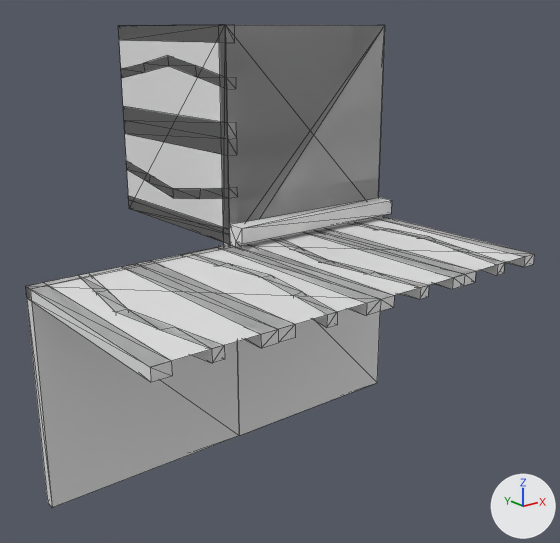
One commit to the OBJ model Data/bmc/tiles/t_199.obj: the scene before it, then after it.
Both versions are drawn from a 50 mm camera at (-1.025, -1.474, 0.492) aimed at (0.082, -0.09, -0.061). Every picture has the same lights, and +X, +Y and +Z are marked at lower right. Mesh edges are drawn as thin lines. Where no turn or scale is listed for an object, it has been applied to the vertices.

In view in the first picture: 't_199'.
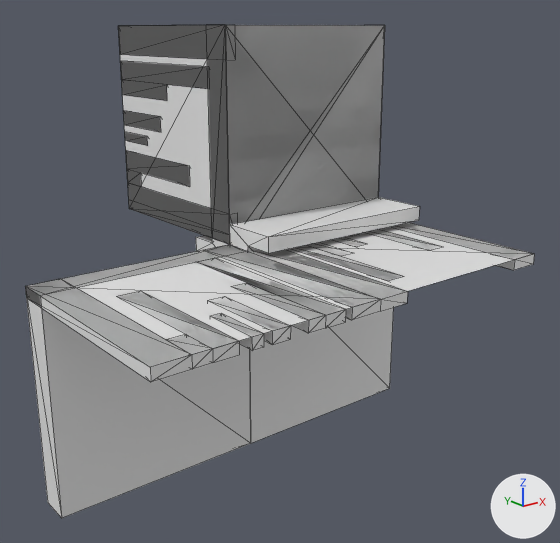
What differs and where, as boxes (x1, y1, x2, y2) in the pictures (560 x 543 px; the box of a moved part takes in the faces that stretch with it):
```json
{"object": "t_199", "change": "reshaped", "before": [25, 25, 534, 507], "after": [25, 25, 534, 518]}
{"part": 1, "of": "me_t_199", "change": "added", "after": [123, 110, 161, 132]}
{"part": 2, "of": "me_t_199", "change": "added", "after": [125, 132, 148, 146]}
{"part": 3, "of": "me_t_199", "change": "added", "after": [210, 313, 264, 351]}
{"part": 4, "of": "me_t_199", "change": "added", "after": [208, 296, 291, 345]}
{"part": 5, "of": "me_t_199", "change": "rebuilt", "before": [272, 238, 429, 299], "after": [290, 244, 403, 281]}
{"part": 6, "of": "me_t_199", "change": "rebuilt", "before": [308, 228, 476, 289], "after": [334, 238, 367, 246]}
{"part": 7, "of": "me_t_199", "change": "rebuilt", "before": [121, 56, 236, 89], "after": [121, 61, 209, 101]}
{"part": 8, "of": "me_t_199", "change": "rebuilt", "before": [181, 253, 337, 328], "after": [197, 259, 346, 333]}
{"part": 9, "of": "me_t_199", "change": "deleted", "before": [123, 107, 237, 155]}
{"part": 10, "of": "me_t_199", "change": "deleted", "before": [123, 261, 295, 348]}
{"part": 11, "of": "me_t_199", "change": "moved or reshaped", "before": [26, 25, 534, 507], "after": [26, 25, 534, 518]}
```

The change, as JSON lines over the scene's bpy script:
```json
{"block": "me_t_199", "where": "# used by ob_t_199; location = (0.0, 0.0, 0.0)"}
{"op": "remove", "block": "me_t_199", "code": "me_t_199.from_pydata(...)  # 282 vertices, 550 faces; spans x -0.5..0.5, y -0.5..0.5, z -0.5..0.5"}
{"op": "add", "block": "me_t_199", "code": "me_t_199.from_pydata(...)  # 240 vertices, 452 faces; spans x -0.5..0.5, y -0.5..0.5, z -0.5..0.5"}
{"block": "me_t_199", "change": "me_t_199 part 1: a new loose piece, a box spanning x 0.0..0.025, y 0.3..0.5, z 0.237..0.277"}
{"block": "me_t_199", "change": "me_t_199 part 2: a new loose piece, a box spanning x 0.0..0.025, y 0.374..0.5, z 0.193..0.218"}
{"block": "me_t_199", "change": "me_t_199 part 3: a new loose piece, a box spanning x -0.307..-0.282, y -0.5..-0.374, z -0.025..0.0"}
{"block": "me_t_199", "change": "me_t_199 part 4: a new loose piece, a box spanning x -0.263..-0.223, y -0.5..-0.3, z -0.025..0.0"}
{"block": "me_t_199", "change": "me_t_199 part 5: the loose piece of 38 vertices spanning x 0.071..0.138, y -0.5..0.5, z -0.025..0.025 is rebuilt with 25 vertices and now spans x 0.092..0.182, y -0.429..0.429, z -0.025..0.025"}
{"block": "me_t_199", "change": "me_t_199 part 6: the loose piece of 21 vertices spanning x 0.213..0.287, y -0.5..0.5, z -0.025..0.025 is rebuilt with 14 vertices and now spans x 0.223..0.263, y -0.2..0.2, z -0.025..0.025"}
{"block": "me_t_199", "change": "me_t_199 part 7: the loose piece of 20 vertices spanning x 0.0..0.025, y 0.0..0.5, z 0.362..0.429 is rebuilt with 14 vertices and now spans x 0.0..0.025, y 0.071..0.5, z 0.318..0.408"}
{"block": "me_t_199", "change": "me_t_199 part 8: the loose piece of 20 vertices spanning x -0.138..-0.071, y -0.5..0.0, z -0.025..0.0 is rebuilt with 14 vertices and now spans x -0.182..-0.092, y -0.5..-0.071, z -0.025..0.0"}
{"block": "me_t_199", "change": "me_t_199 part 9: the loose piece of 12 vertices spanning x 0.0..0.025, y 0.0..0.5, z 0.212..0.287 is deleted"}
{"block": "me_t_199", "change": "me_t_199 part 10: the loose piece of 12 vertices spanning x -0.287..-0.213, y -0.5..0.0, z -0.025..0.0 is deleted"}
{"block": "me_t_199", "change": "me_t_199 part 11: 127 vertices removed from x -0.5..0.5, y -0.5..0.5, z -0.5..0.5; 95 vertices added at x -0.5..0.5, y -0.5..0.5, z -0.5..0.5"}
```
